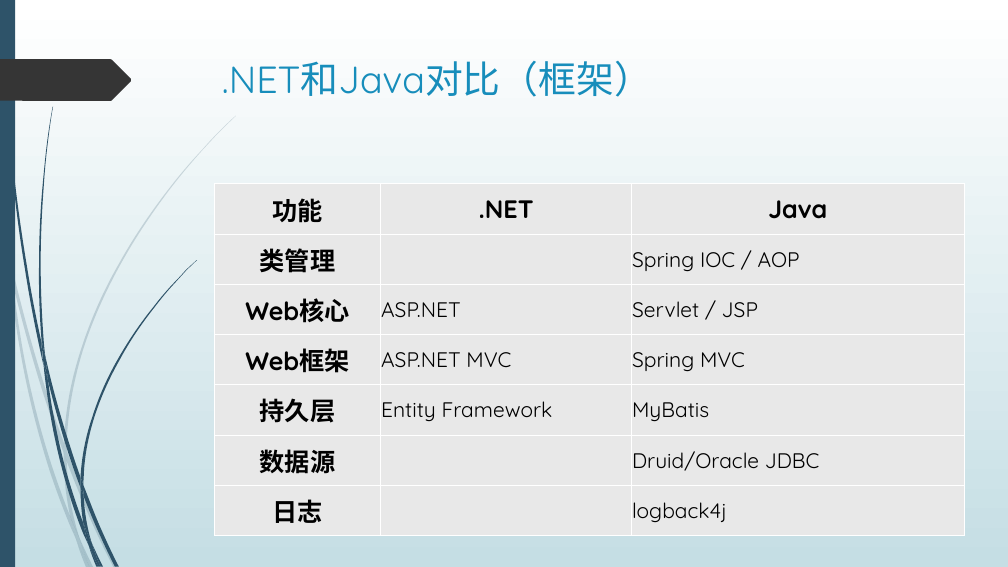
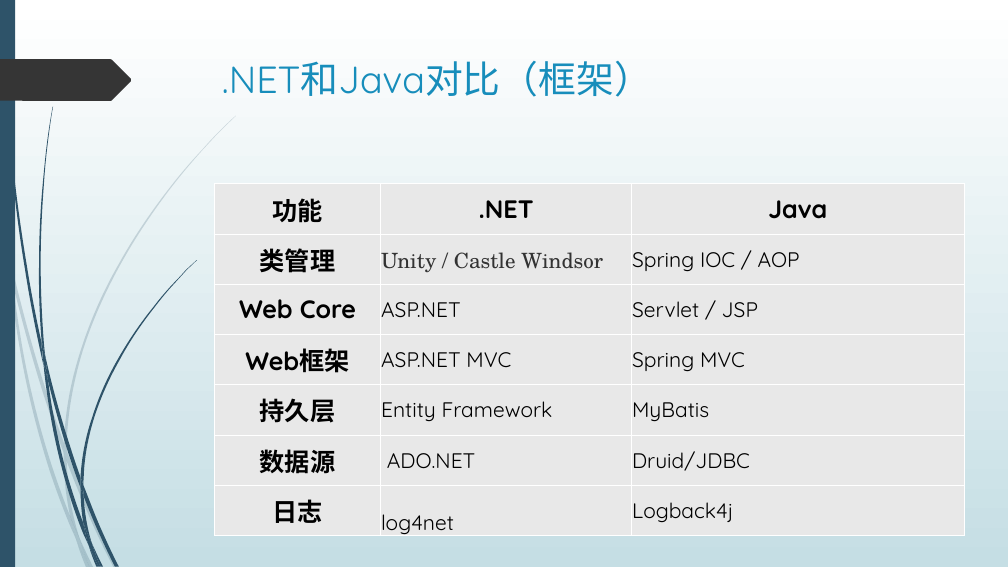
Before and after one commit to dean2015/documents, a slide deck: slide 7 of 201805/JAVA 基础介绍.pptx. Drawn at 1008x567 pixels with LibreOffice and Linux fonts; fonts in the diff are those of the drawing. Boxes give left, top, right and bottom in pixels: in the first picture for what was removed or moved away, otherwise in the second. Text is boxed around its words. In the diff, an @@ line names an element or a change of style, - is before the commit and + after.

```diff
--- a/201805/JAVA 基础介绍.pptx
+++ b/201805/JAVA 基础介绍.pptx
@@ table at <box>215,184,965,539</box> @@
-row 2, column 2: 
+row 2, column 2: Unity / Castle Windsor
-row 3, column 1: Web核心
+row 3, column 1: Web Core
-row 6, column 2: 
+row 6, column 2: ADO.NET
-row 6, column 3: Druid/Oracle JDBC
+row 6, column 3: Druid/JDBC
-row 7, column 2: 
+row 7, column 2: log4net
-row 7, column 3: logback4j
+row 7, column 3: Logback4j
```
Also in this commit, not shown: 4 other slides changed, 2 slides added, 2 slides removed, 2 other files.
